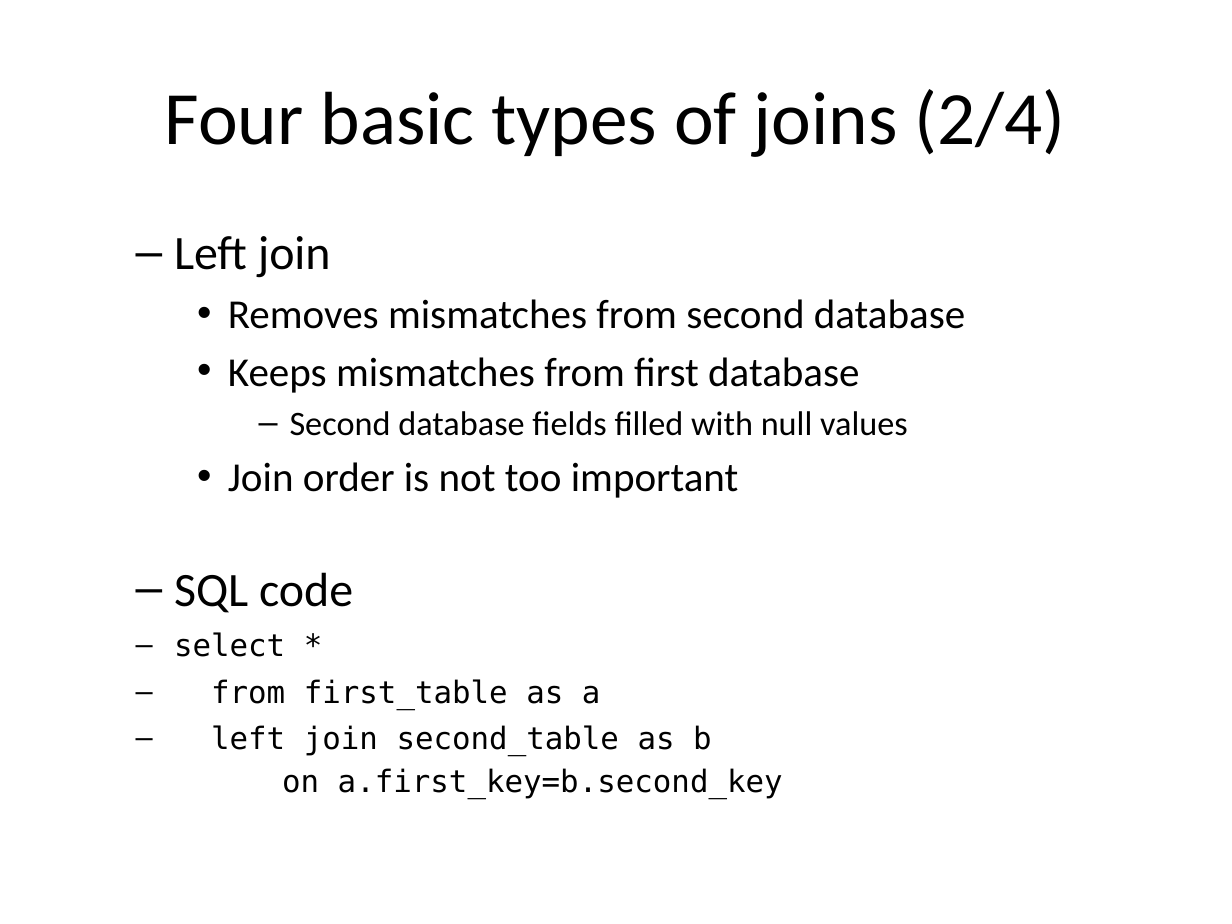
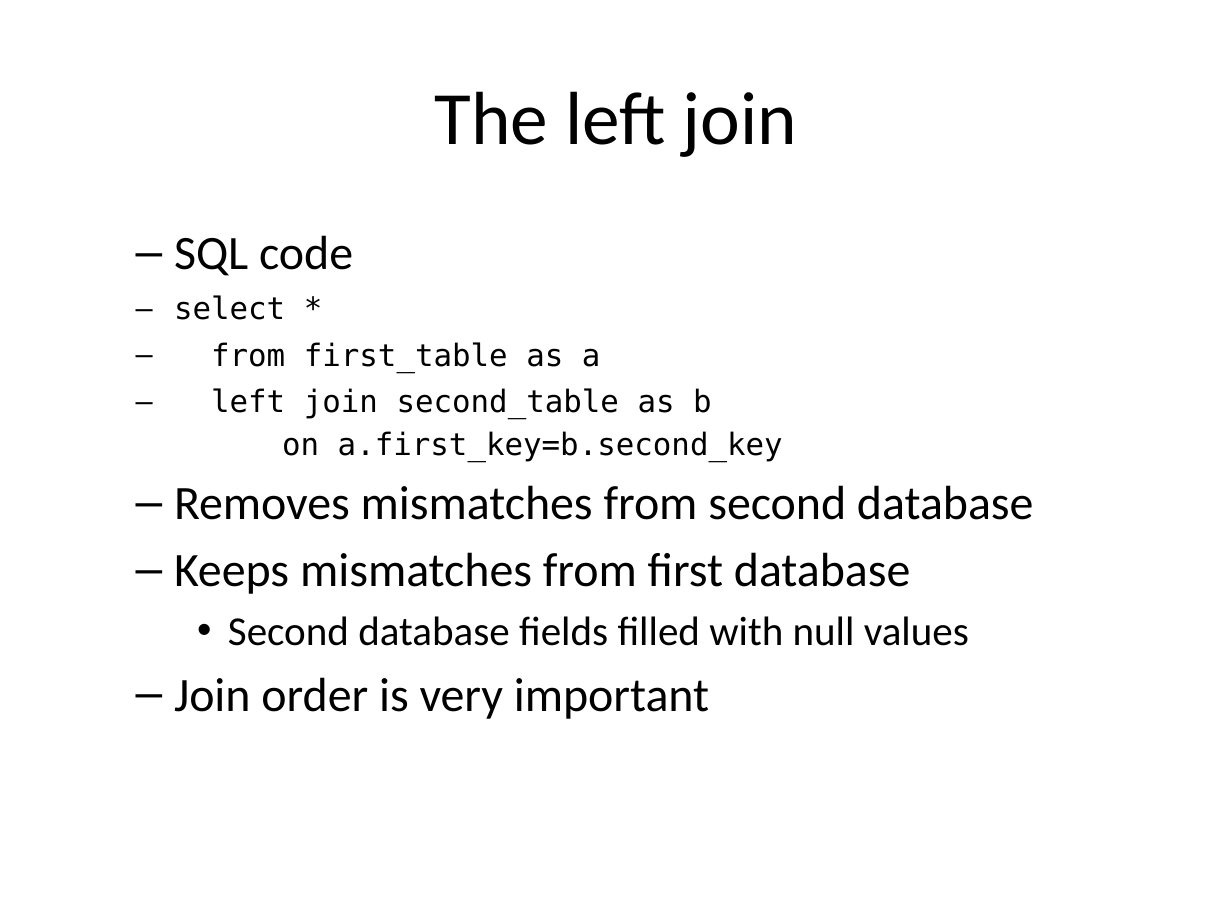
Before and after one commit to pmean/introduction-to-sql, a slide deck: slide 5 of src/mismatches.pptx. Drawn at 1232x924 pixels with LibreOffice and Linux fonts; fonts in the diff are those of the drawing. Boxes give left, top, right and bottom in pixels: in the first picture for what was removed or moved away, otherwise in the second. Text is boxed around its words. In the diff, an @@ line names an element or a change of style, - is before the commit and + after.

```diff
--- a/src/mismatches.pptx
+++ b/src/mismatches.pptx
@@ title at (434,91,796,157): text changed @@
-Four basic types of joins (2/4)
+The left join
@@ text at (174,235,783,462): text changed; size 28 to 18 pt; font Calibri to DejaVu Sans Mono @@
-  – Left join
+  – SQL code
+select *
+from first_table as a
+left join second_table as b
+on a.first_key=b.second_key
@@ text at (174,485,1034,646): size 24 to 28 pt in "Removes mismatches from second database", "Keeps mismatches from first database"; size 20 to 24 pt in "Second database fields filled with null values"; bullet • to –; list level 3 to 2 in "Removes mismatches from second database"; list level 3 to 2 in "Keeps mismatches from first database"; bullet – to •; list level 4 to 3 in "Second database fields filled with ..." @@
@@ text at (174,677,709,719): text changed; size 18 to 28 pt; font DejaVu Sans Mono to Calibri @@
-    • Join order is not too important
-  – SQL code
-select *
-from first_table as a
-left join second_table as b
-on a.first_key=b.second_key
+  – Join order is very important
```
Also in this commit, not shown: 6 other slides changed, 4 slides added, 1 other file.
